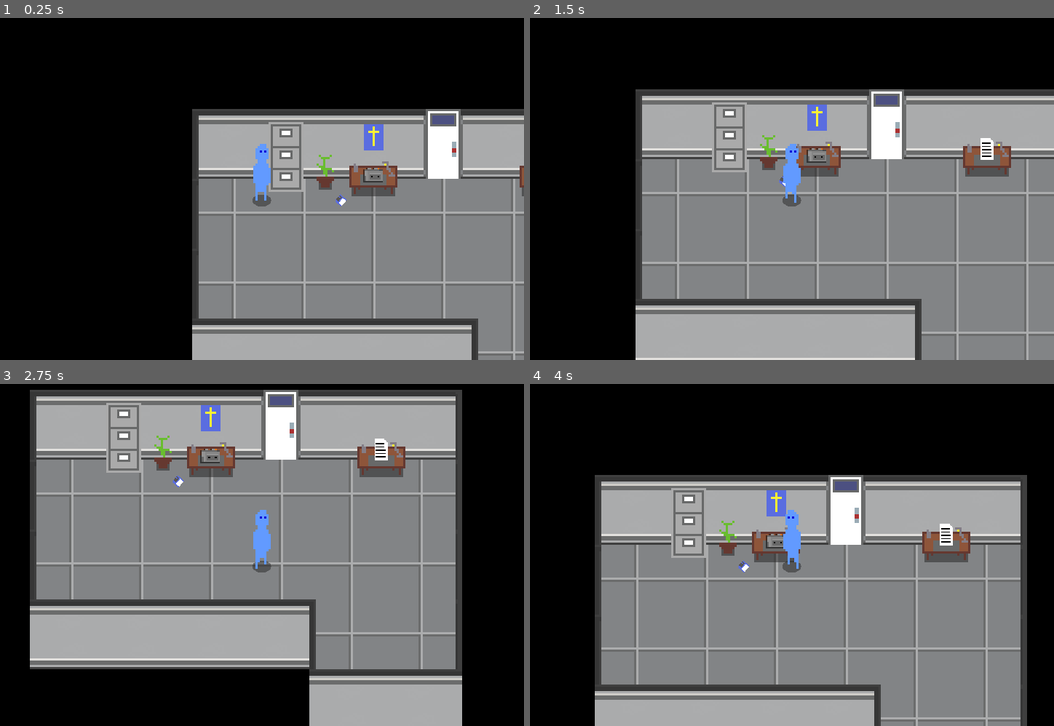
Above: before the commit, frames 1-4 (two rows, left to right).
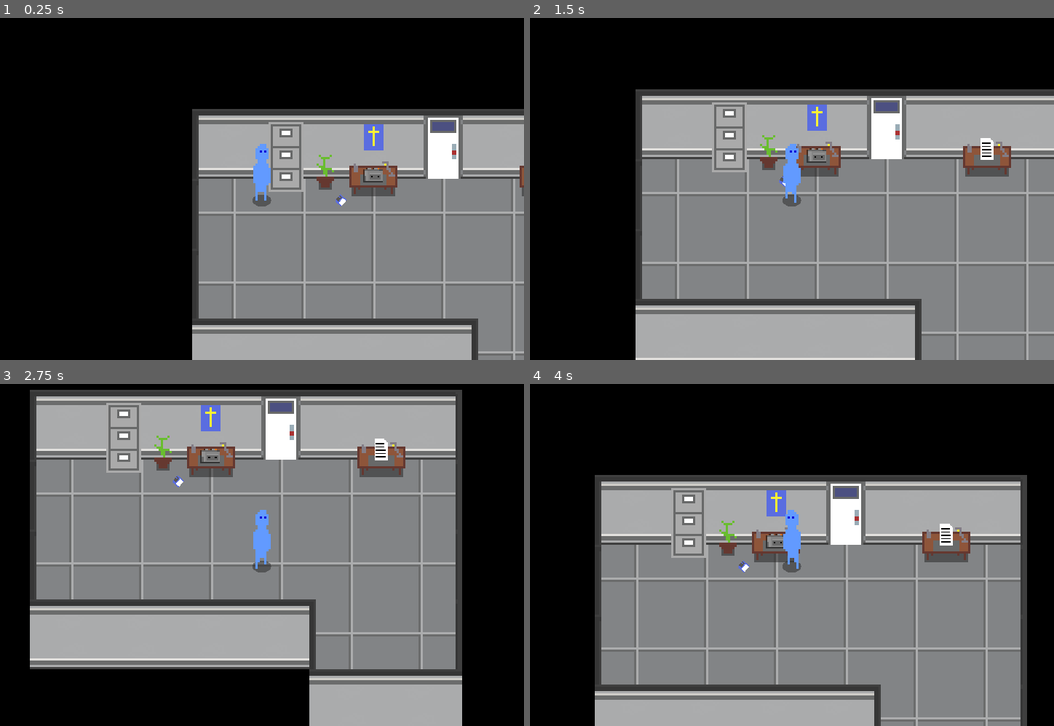
Above: after the commit, the same moments.

Repository: gavinabsent/containment
Game: Godot game, scene res://Assets/Scenes/Rooms/Room1.tscn
Two runs of this game, one before a commit and one after it. Both use one fixed random seed, a clock stepped at 60 frames per second and the inputs below. Sound files missing from this copy of the repository are replaced by a short silence.
Inputs:
- Up to frame 1 (0.25 s): no input
- Up to frame 2 (1.5 s): tap Enter at 0.5 s; hold Right (ui_right) 0.53-1.28 s; hold E (interact) 0.53-1.28 s; hold Down (ui_down) from 1.28 s (still down); tap E (interact) at 1.35 s
- Up to frame 3 (2.75 s): release Down (ui_down) at 2.03 s; hold Right (ui_right) from 2.03 s (still down); hold E (interact) from 2.03 s (still down)
- Up to frame 4 (4 s): release Right (ui_right) at 2.78 s; release E (interact) at 2.78 s; hold Up (ui_up) 2.78-3.53 s; tap E (interact) at 2.85 s; hold Left (ui_left) from 3.53 s (still down); hold E (interact) from 3.53 s (still down)

The runs differ from the first frame. In frame 1, 0.4% of the frame differs, in the area x 81-88%, y 26-42%; in frame 2, 0.4%; in frame 3, 0.4%; in frame 4, 0.4%.

Commit message:
Fix door height and collision box

Diff:
--- a/Assets/Scenes/BottomDoor.tscn
+++ b/Assets/Scenes/BottomDoor.tscn
@@ -5,7 +5,7 @@
 [ext_resource path="res://Assets/Scripts/BottomDoor.gd" type="Script" id=3]
 
 [sub_resource type="RectangleShape2D" id=1]
-extents = Vector2( 8, 18 )
+extents = Vector2( 6, 18 )
 
 [sub_resource type="RectangleShape2D" id=2]
 extents = Vector2( 16, 16 )
@@ -13,15 +13,13 @@
 [node name="BottomDoor" type="Area2D"]
 position = Vector2( 0, -14 )
 script = ExtResource( 3 )
-__meta__ = {
-"_edit_lock_": true
-}
 
 [node name="Sprite2" type="Sprite" parent="."]
+position = Vector2( 0, -0.5 )
 texture = ExtResource( 2 )
 
 [node name="CollisionShape2D2" type="CollisionShape2D" parent="."]
-position = Vector2( 0, -6 )
+position = Vector2( 0, -7 )
 shape = SubResource( 1 )
 
 [node name="StaticBody2D" type="StaticBody2D" parent="."]
--- a/Assets/Scenes/Door.tscn
+++ b/Assets/Scenes/Door.tscn
@@ -5,7 +5,7 @@
 [ext_resource path="res://Assets/Audio/SFX/door.wav" type="AudioStream" id=3]
 
 [sub_resource type="RectangleShape2D" id=1]
-extents = Vector2( 8, 18 )
+extents = Vector2( 6, 17.5 )
 
 [sub_resource type="RectangleShape2D" id=2]
 extents = Vector2( 8, 12 )
@@ -15,10 +15,11 @@
 script = ExtResource( 2 )
 
 [node name="Sprite" type="Sprite" parent="."]
+position = Vector2( 0, 1.5 )
 texture = ExtResource( 1 )
 
 [node name="CollisionShape2D" type="CollisionShape2D" parent="."]
-position = Vector2( 0, -6 )
+position = Vector2( 0, -4.5 )
 shape = SubResource( 1 )
 
 [node name="StaticBody2D" type="StaticBody2D" parent="."]
--- a/Assets/Scenes/Rooms/Room1.tscn
+++ b/Assets/Scenes/Rooms/Room1.tscn
@@ -96,7 +96,7 @@
 [node name="Room2" type="YSort" parent="."]
 
 [node name="BottomDoor 2-1" parent="Room2" instance=ExtResource( 15 )]
-position = Vector2( 80, -112 )
+position = Vector2( 80, -110 )
 next_position_x = 80
 next_position_y = -16
 
Binary file changed: Assets/Sprites/Tiles/keycardDoorLocked.png
Binary file changed: Assets/Sprites/Tiles/normalDoor.png
